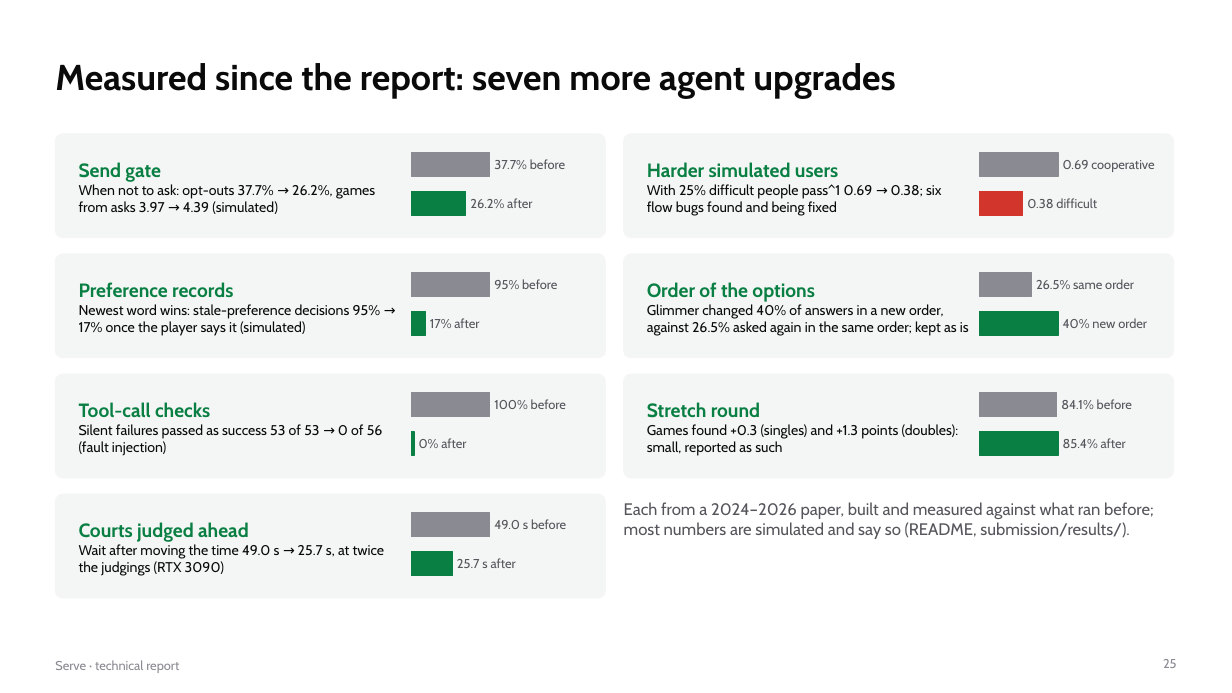
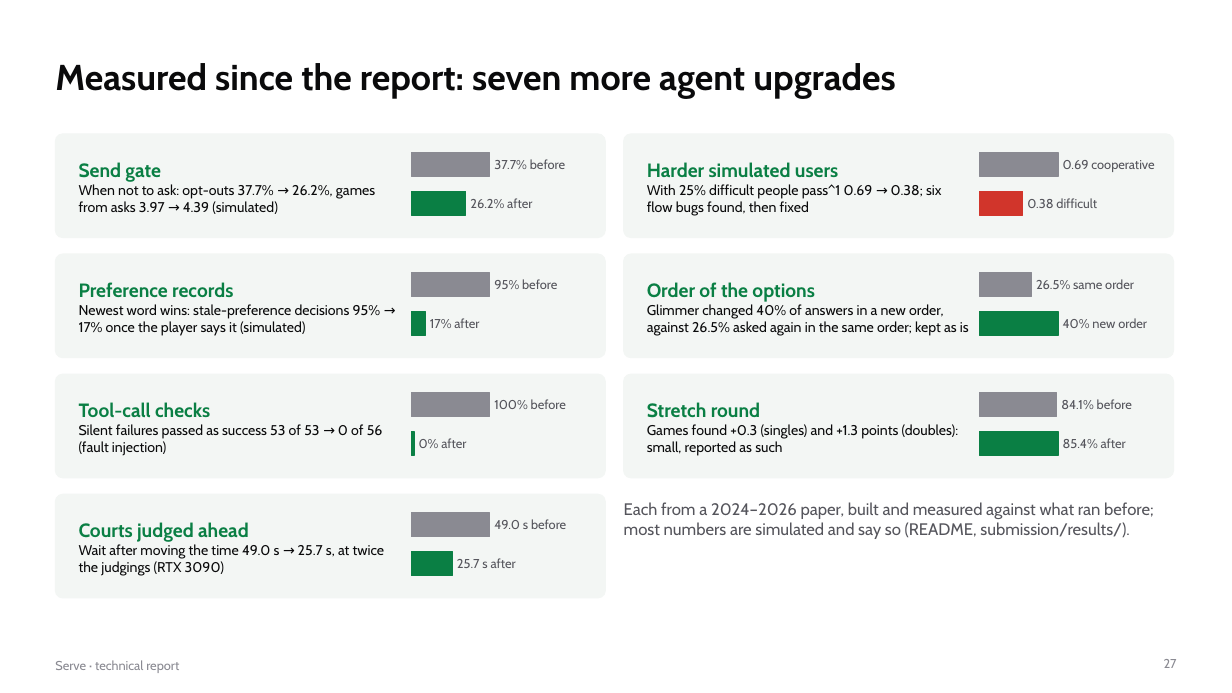
Before and after one commit to gino6178/serve-meta-hackathon, a slide deck: slide 27 of submission/pdf/serve_technical_report.pptx (slide 25 before the commit). Drawn at 1232x693 pixels with LibreOffice and Linux fonts; fonts in the diff are those of the drawing. Boxes give left, top, right and bottom in pixels: in the first picture for what was removed or moved away, otherwise in the second. Text is boxed around its words. In the diff, an @@ line names an element or a change of style, - is before the commit and + after.

```diff
--- a/submission/pdf/serve_technical_report.pptx
+++ b/submission/pdf/serve_technical_report.pptx
@@ text at [647, 184, 942, 216]: text changed @@
-With 25% difficult people pass^1 0.69 → 0.38; six flow bugs found and being fixed
+With 25% difficult people pass^1 0.69 → 0.38; six flow bugs found, then fixed
@@ page number at [1164, 659, 1177, 668]: text changed @@
-25
+27
```
Also in this commit, not shown: 10 other slides changed, 6 slides added, 1 slide removed, 1 other file.
